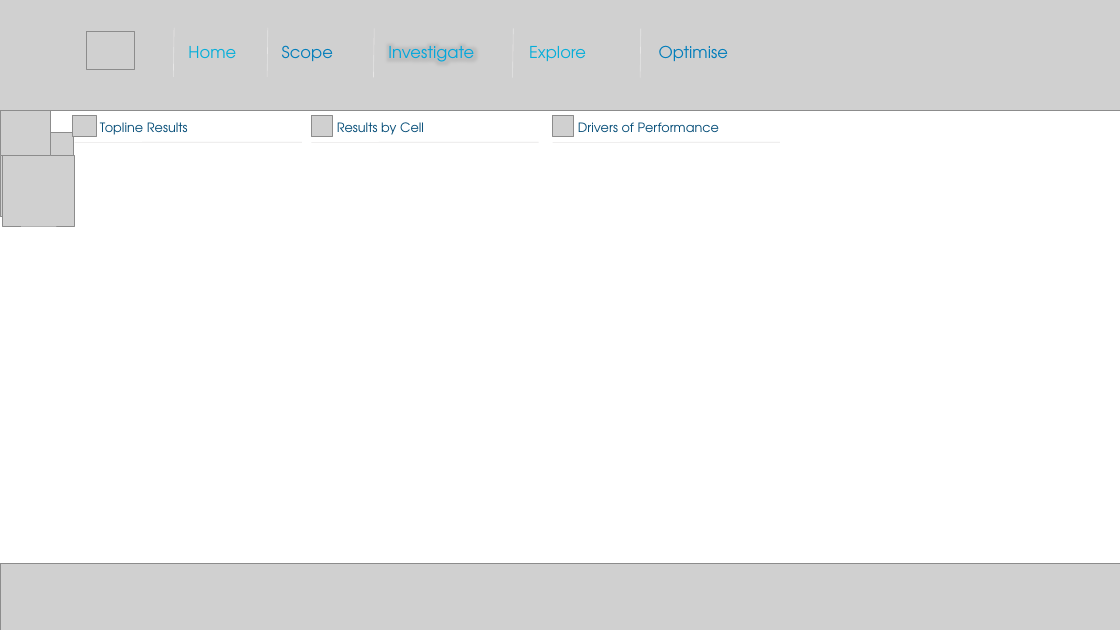
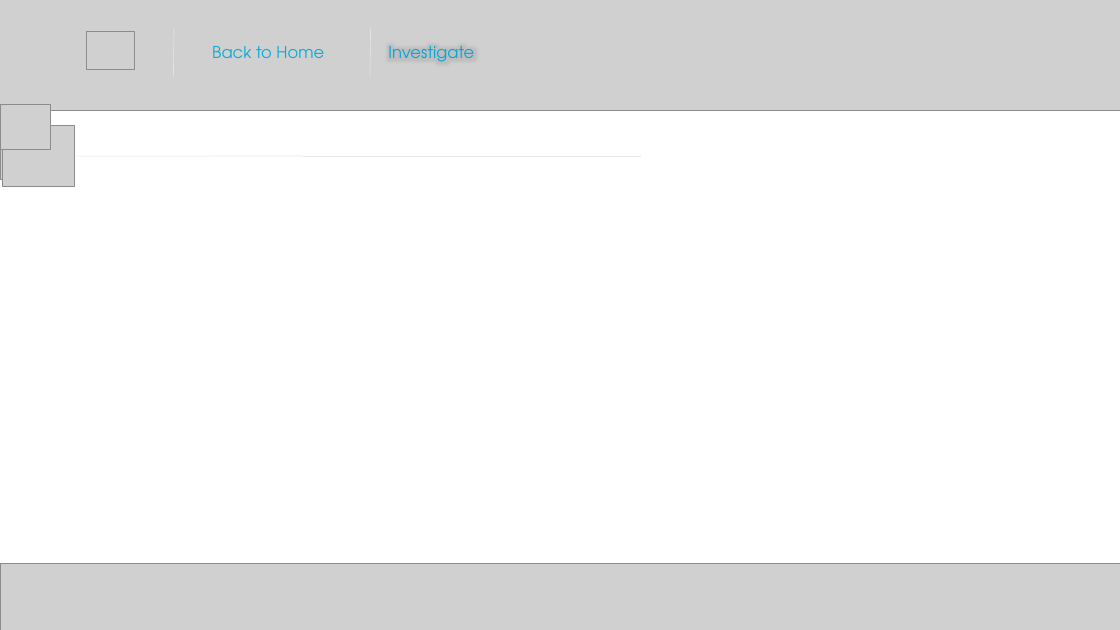
Before and after one commit to andhdo/0001_Eg_Unilever, a slide deck: slide 4 of unlvr_viz/new_design/ppt/Final_F.pptx. Drawn at 1120x630 pixels with LibreOffice and Linux fonts; fonts in the diff are those of the drawing; grey boxes stand for pictures. Boxes give left, top, right and bottom in pixels: in the first picture for what was removed or moved away, otherwise in the second. Text is boxed around its words. In the diff, an @@ line names an element or a change of style, - is before the commit and + after.

```diff
--- a/unlvr_viz/new_design/ppt/Final_F.pptx
+++ b/unlvr_viz/new_design/ppt/Final_F.pptx
@@ line removed from (267, 77) to (268, 28) @@
@@ line moved from (374, 77) - (374, 29) to (370, 77) - (371, 28) @@
@@ line removed from (640, 77) to (641, 29) @@
@@ text at box(212, 46, 324, 58): text changed @@
-Home
+Back to Home
@@ text removed at box(282, 45, 333, 61) @@
-Scope
@@ text removed at box(529, 46, 586, 61) @@
-Explore
@@ text removed at box(659, 45, 728, 61) @@
-Optimise
@@ picture: place and size @@
-picture at box(0, 111, 51, 156)
+picture at box(0, 104, 51, 150)
@@ picture removed at box(72, 116, 97, 137) @@
@@ picture removed at box(312, 116, 333, 137) @@
@@ picture removed at box(553, 116, 574, 137) @@
@@ picture: place and size @@
-picture at box(0, 132, 73, 217)
+picture at box(0, 126, 63, 180)
@@ picture: place and size @@
-picture at box(3, 156, 74, 226)
+picture at box(3, 126, 74, 187)
@@ text removed at box(100, 122, 188, 135) @@
-Topline Results
@@ text removed at box(337, 122, 424, 135) @@
-Results by Cell
@@ line removed from (553, 142) to (780, 142) @@
@@ text removed at box(578, 122, 719, 132) @@
-Drivers of Performance
@@ line moved from (75, 142) - (302, 142) to (75, 156) - (302, 156) @@
@@ line moved from (312, 142) - (539, 142) to (302, 156) - (641, 156) @@
```
Also in this commit, not shown: 4 other slides changed, 45 other files.
